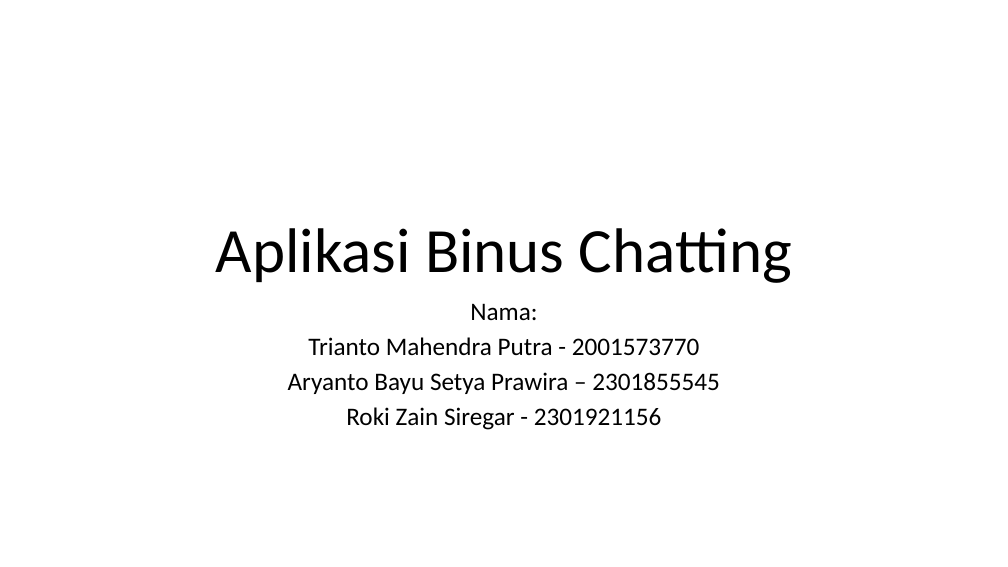
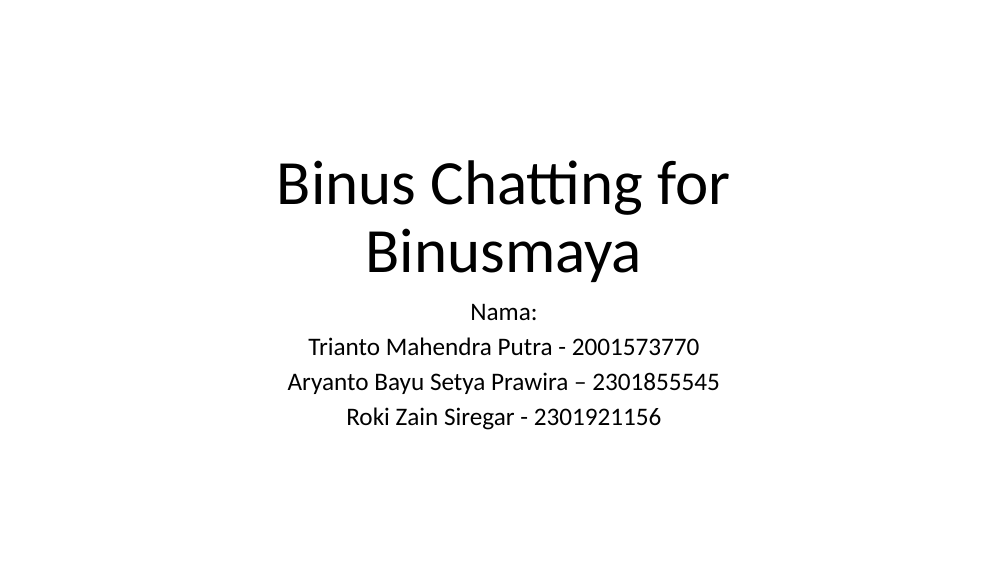
Before and after one commit to F4ckTheJ0b/HCI-2023, a slide deck: slide 1 of Aplikasi Binus Chatting.pptx. Drawn at 1008x567 pixels with LibreOffice and Linux fonts; fonts in the diff are those of the drawing. Boxes give left, top, right and bottom in pixels: in the first picture for what was removed or moved away, otherwise in the second. Text is boxed around its words. In the diff, an @@ line names an element or a change of style, - is before the commit and + after.

```diff
--- a/Aplikasi Binus Chatting.pptx
+++ b/Aplikasi Binus Chatting.pptx
@@ title at (x1=277, y1=160, x2=731, y2=282): text changed @@
-Aplikasi Binus Chatting
+Binus Chatting for Binusmaya
```
Also in this commit, not shown: 7 other slides changed, 2 slides added, 1 slide removed.
